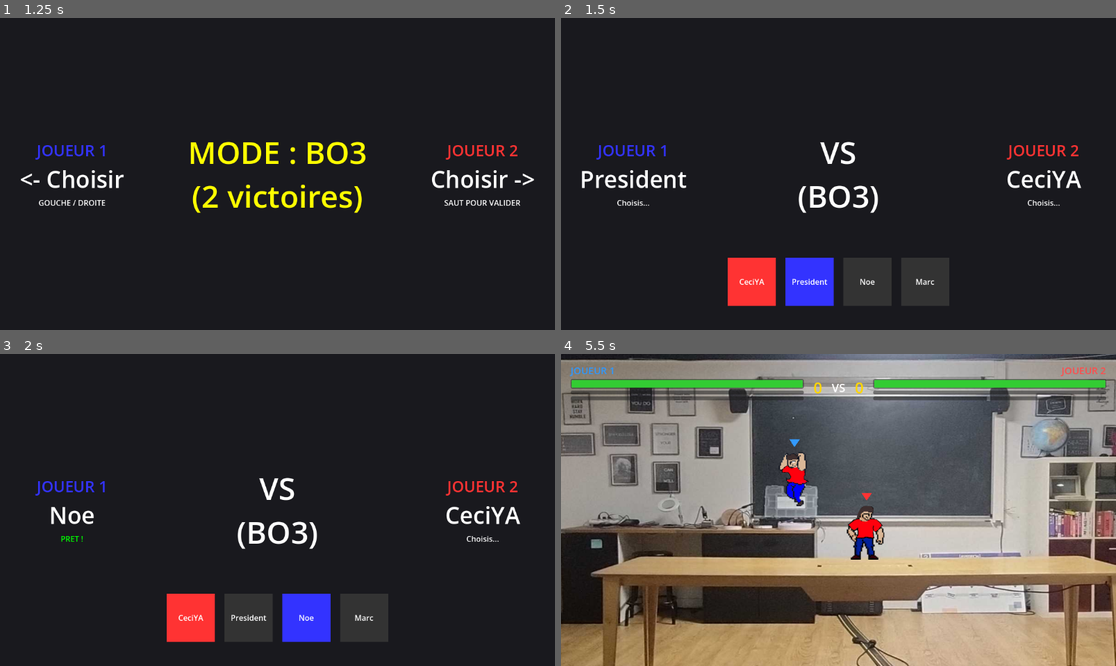
Above: before the commit, frames 1-4 (two rows, left to right).
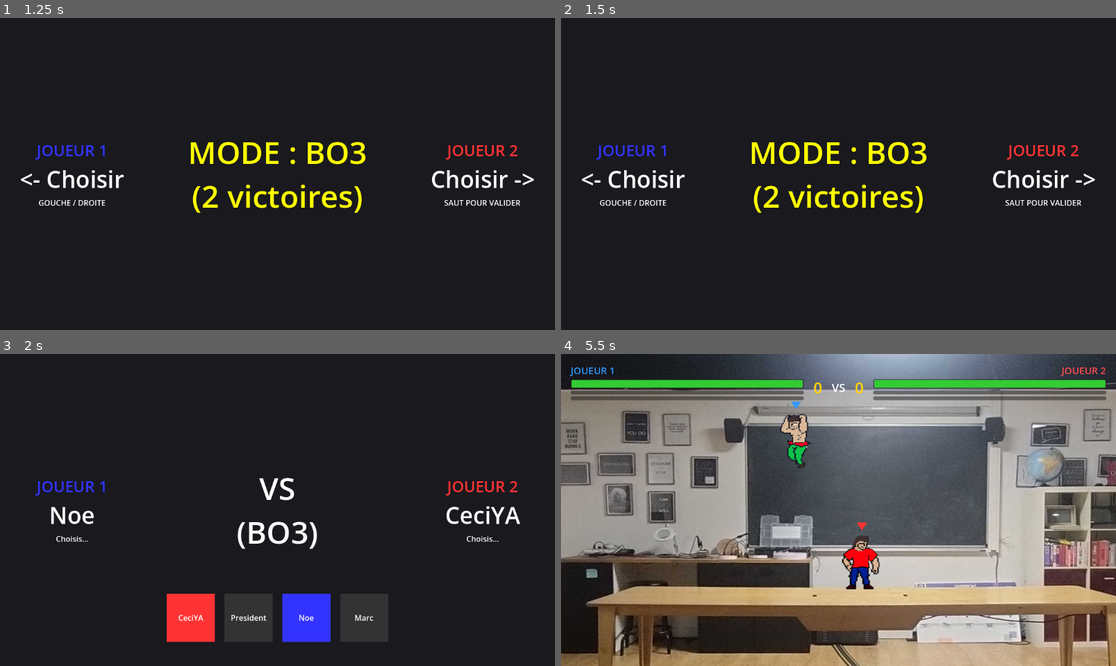
Above: after the commit, the same moments.

Repository: Alexnex31/Game-JAM-epitech
Game: Godot game, scene res://src/scenes/MainMenu.tscn
The game is run twice, just before and just after one commit, with the same random seed, the same clock (stepped at 60 frames per second) and the same inputs.
Inputs:
- Up to frame 1 (1.25 s): click "JOUER" at 0.5 s
- Up to frame 2 (1.5 s): tap Enter (jump_2) at 1.25 s; hold D (move_right_1) from 1.28 s (still down); hold Y (attack_ultimate_1, bound only after the commit) from 1.28 s (still down)
- Up to frame 3 (2 s): keep holding D (move_right_1); keep holding Y (attack_ultimate_1, bound only after the commit); tap Space (jump_1) at 1.52 s
- Up to frame 4 (5.5 s): tap Space (jump_1) at 2, 2.27, 3.77, 4.52, 5.27 s; release Y (attack_ultimate_1, bound only after the commit) at 2.03 s; tap / (attack_ultimate_1, bound only before the commit) at 2.1, 5.1 s; tap Enter (jump_2) at 2.75 s; release D (move_right_1) at 2.78 s; hold A (move_left_1) 2.78-3.53 s; hold Left (move_left_2) 2.78-3.53 s; hold D (move_right_1) 3.53-5.03 s; tap Right (move_right_2) at 3.6 s; hold Y (attack_ultimate_1, bound only after the commit) 4.28-5.03 s; hold A (move_left_1) from 5.03 s (still down)

Frame 1 is identical in both runs. In frame 2, 9.0% of the frame differs, in the area x 3-97%, y 39-93%; in frame 3, less than 0.1%; in frame 4, 65%, in the area x 0-100%, y 0-100%.

Commit message:
ADD: new key binding

Diff:
--- a/fighting-game/project.godot
+++ b/fighting-game/project.godot
@@ -95,19 +95,19 @@
 attack_normal_1={
 "deadzone": 0.2,
 "events": [Object(InputEventJoypadButton,"resource_local_to_scene":false,"resource_name":"","device":0,"button_index":2,"pressure":0.0,"pressed":false,"script":null)
-, Object(InputEventKey,"resource_local_to_scene":false,"reso …(131 unchanged characters)… d":false,"keycode":0,"physical_keycode":46,"key_label":0,"unicode":58,"location":0,"echo":false,"script":null)
+, Object(InputEventKey,"resource_local_to_scene":false,"reso …(131 unchanged characters)… d":false,"keycode":0,"physical_keycode":71,"key_label":0,"unicode":103,"location":0,"echo":false,"script":null)
 ]
 }
 attack_special_1={
 "deadzone": 0.2,
 "events": [Object(InputEventJoypadButton,"resource_local_to_scene":false,"resource_name":"","device":0,"button_index":3,"pressure":0.0,"pressed":false,"script":null)
-, Object(InputEventKey,"resource_local_to_scene":false,"reso …(131 unchanged characters)… d":false,"keycode":0,"physical_keycode":59,"key_label":0,"unicode":109,"location":0,"echo":false,"script":null)
+, Object(InputEventKey,"resource_local_to_scene":false,"reso …(131 unchanged characters)… d":false,"keycode":0,"physical_keycode":72,"key_label":0,"unicode":104,"location":0,"echo":false,"script":null)
 ]
 }
 attack_ultimate_1={
 "deadzone": 0.2,
 "events": [Object(InputEventJoypadButton,"resource_local_to_scene":false,"resource_name":"","device":0,"button_index":1,"pressure":0.0,"pressed":false,"script":null)
-, Object(InputEventKey,"resource_local_to_scene":false,"reso …(131 unchanged characters)… d":false,"keycode":0,"physical_keycode":47,"key_label":0,"unicode":33,"location":0,"echo":false,"script":null)
+, Object(InputEventKey,"resource_local_to_scene":false,"reso …(131 unchanged characters)… d":false,"keycode":0,"physical_keycode":89,"key_label":0,"unicode":121,"location":0,"echo":false,"script":null)
 ]
 }
 move_left_2={
@@ -147,33 +147,33 @@
 attack_normal_2={
 "deadzone": 0.2,
 "events": [Object(InputEventJoypadButton,"resource_local_to_scene":false,"resource_name":"","device":1,"button_index":2,"pressure":0.0,"pressed":false,"script":null)
-, Object(InputEventKey,"resource_local_to_scene":false,"reso …(136 unchanged characters)… lse,"keycode":0,"physical_keycode":4194433,"key_label":0,"unicode":0,"location":0,"echo":false,"script":null)
+, Object(InputEventKey,"resource_local_to_scene":false,"reso …(136 unchanged characters)… lse,"keycode":0,"physical_keycode":4194441,"key_label":0,"unicode":0,"location":0,"echo":false,"script":null)
 ]
 }
 attack_special_2={
 "deadzone": 0.2,
 "events": [Object(InputEventJoypadButton,"resource_local_to_scene":false,"resource_name":"","device":1,"button_index":3,"pressure":0.0,"pressed":false,"script":null)
-, Object(InputEventKey,"resource_local_to_scene":false,"reso …(136 unchanged characters)… lse,"keycode":0,"physical_keycode":4194434,"key_label":0,"unicode":0,"location":0,"echo":false,"script":null)
+, Object(InputEventKey,"resource_local_to_scene":false,"reso …(136 unchanged characters)… lse,"keycode":0,"physical_keycode":4194444,"key_label":0,"unicode":0,"location":0,"echo":false,"script":null)
 ]
 }
 attack_ultimate_2={
 "deadzone": 0.2,
 "events": [Object(InputEventJoypadButton,"resource_local_to_scene":false,"resource_name":"","device":1,"button_index":1,"pressure":0.0,"pressed":false,"script":null)
-, Object(InputEventKey,"resource_local_to_scene":false,"reso …(137 unchanged characters)… se,"keycode":0,"physical_keycode":4194435,"key_label":0,"unicode":0,"location":0,"echo":false,"script":null)
+, Object(InputEventKey,"resource_local_to_scene":false,"reso …(137 unchanged characters)… se,"keycode":0,"physical_keycode":4194436,"key_label":0,"unicode":0,"location":0,"echo":false,"script":null)
 ]
 }
 grab_1={
 "deadzone": 0.2,
 "events": [Object(InputEventJoypadMotion,"resource_local_to_scene":false,"resource_name":"","device":0,"axis":4,"axis_value":1.0,"script":null)
 , Object(InputEventJoypadMotion,"resource_local_to_scene":false,"resource_name":"","device":0,"axis":5,"axis_value":1.0,"script":null)
-, Object(InputEventKey,"resource_local_to_scene":false,"reso …(131 unchanged characters)… d":false,"keycode":0,"physical_keycode":39,"key_label":0,"unicode":249,"location":0,"echo":false,"script":null)
+, Object(InputEventKey,"resource_local_to_scene":false,"reso …(131 unchanged characters)… d":false,"keycode":0,"physical_keycode":74,"key_label":0,"unicode":106,"location":0,"echo":false,"script":null)
 ]
 }
 grab_2={
 "deadzone": 0.2,
 "events": [Object(InputEventJoypadMotion,"resource_local_to_scene":false,"resource_name":"","device":1,"axis":4,"axis_value":1.0,"script":null)
 , Object(InputEventJoypadMotion,"resource_local_to_scene":false,"resource_name":"","device":1,"axis":5,"axis_value":1.0,"script":null)
-, Object(InputEventKey,"resource_local_to_scene":false,"reso …(136 unchanged characters)… lse,"keycode":0,"physical_keycode":4194436,"key_label":0,"unicode":0,"location":0,"echo":false,"script":null)
+, Object(InputEventKey,"resource_local_to_scene":false,"reso …(136 unchanged characters)… lse,"keycode":0,"physical_keycode":4194447,"key_label":0,"unicode":0,"location":0,"echo":false,"script":null)
 ]
 }
 pause={
